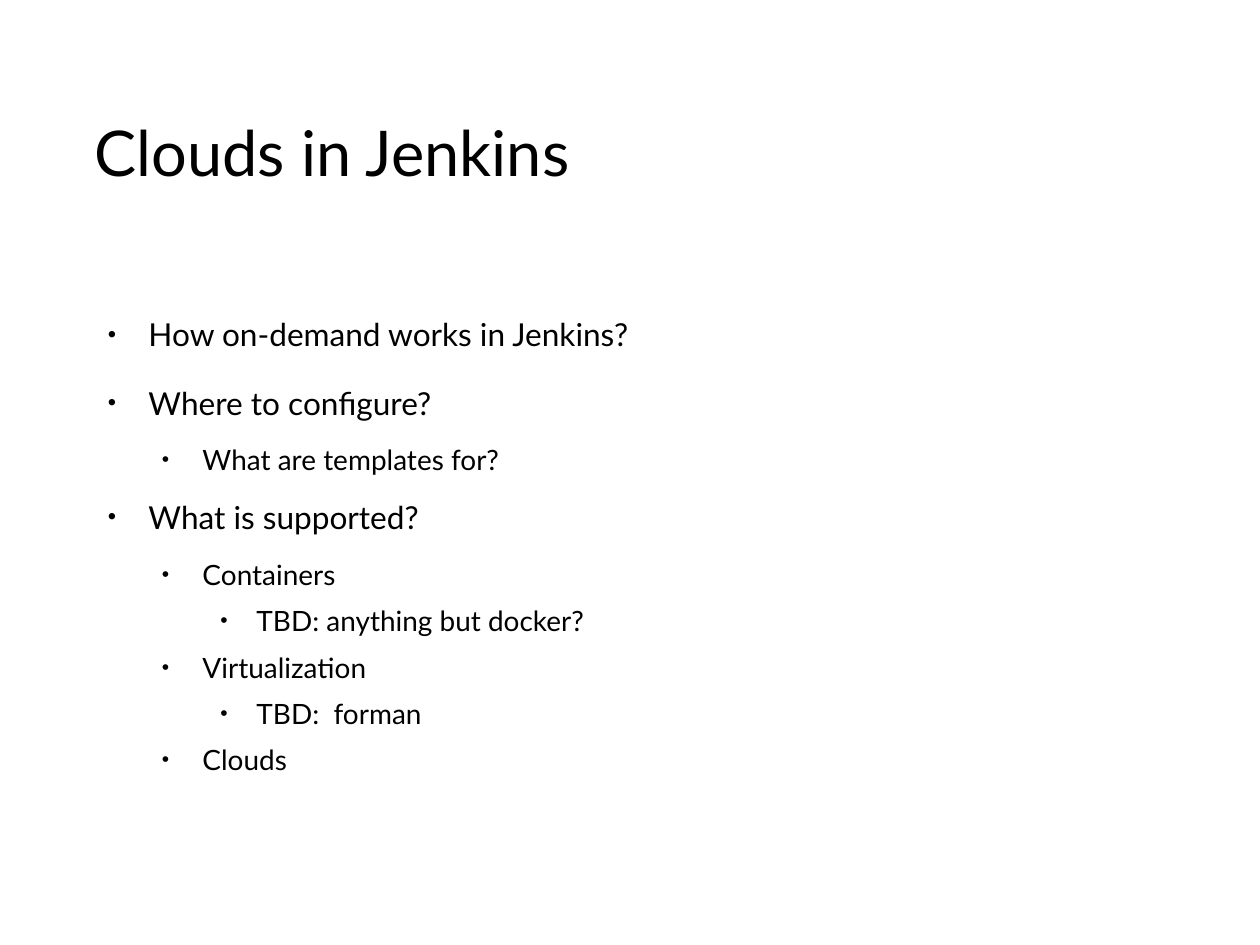
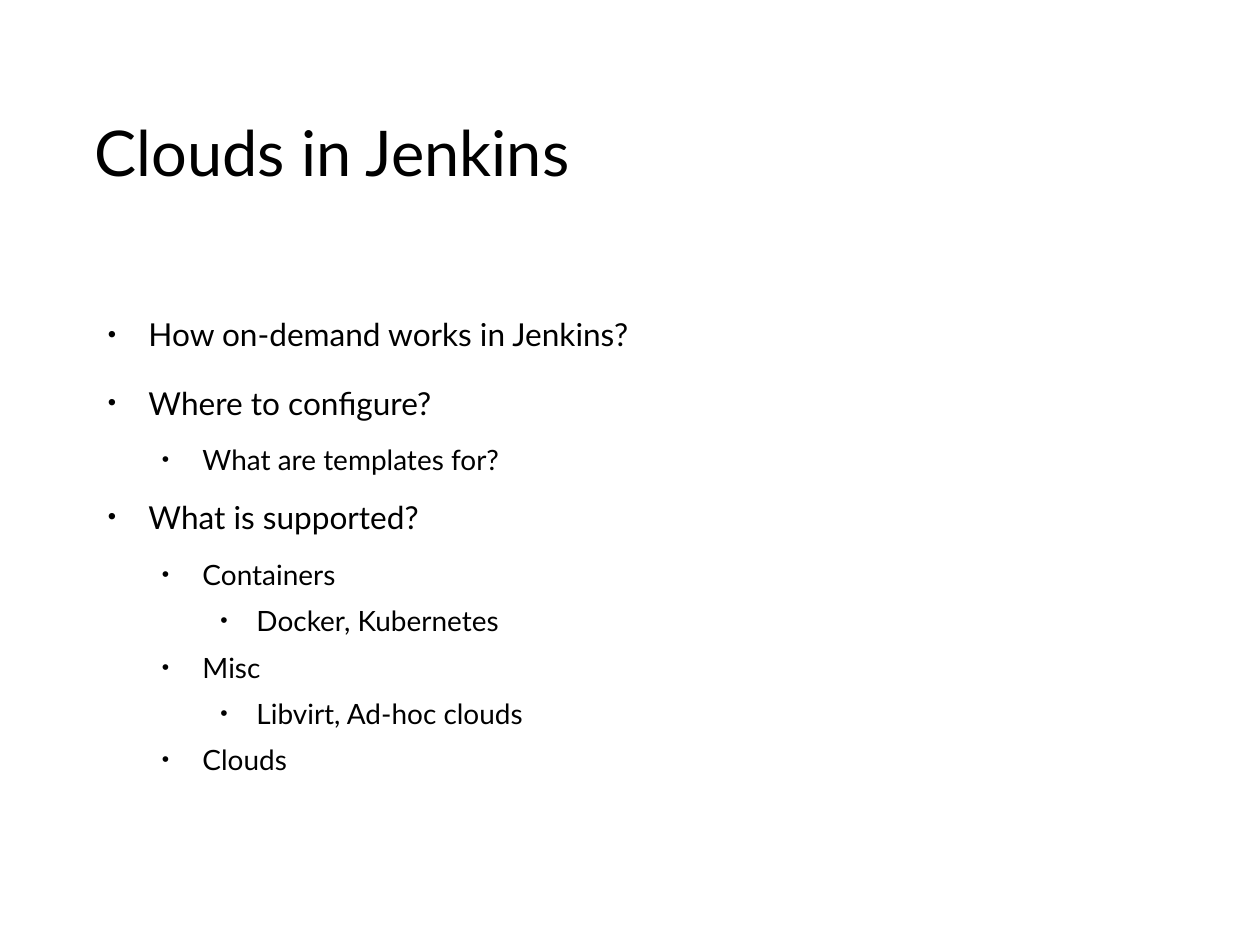
Before and after one commit to BrnoJAM/jam, a slide deck: slide 3 of 2016-04-29-wien/JenkinsAndOpenstack.odp. Drawn at 1260x945 pixels with LibreOffice and Linux fonts; fonts in the diff are those of the drawing; background and template pictures are left out. Boxes give left, top, right and bottom in pixels: in the first picture for what was removed or moved away, otherwise in the second. Text is boxed around its words. In the diff, an @@ line names an element or a change of style, - is before the commit and + after.

Commit message:
Update

```diff
--- a/2016-04-29-wien/JenkinsAndOpenstack.odp
+++ b/2016-04-29-wien/JenkinsAndOpenstack.odp
@@ text at bbox=[256, 610, 523, 728]: text changed @@
-    • TBD: anything but docker?
-  • Virtualization
-    • TBD: forman
+    • Docker, Kubernetes
+  • Misc
+    • Libvirt, Ad-hoc clouds
```
Also in this commit, not shown: 3 other slides changed, 1 slide added.
